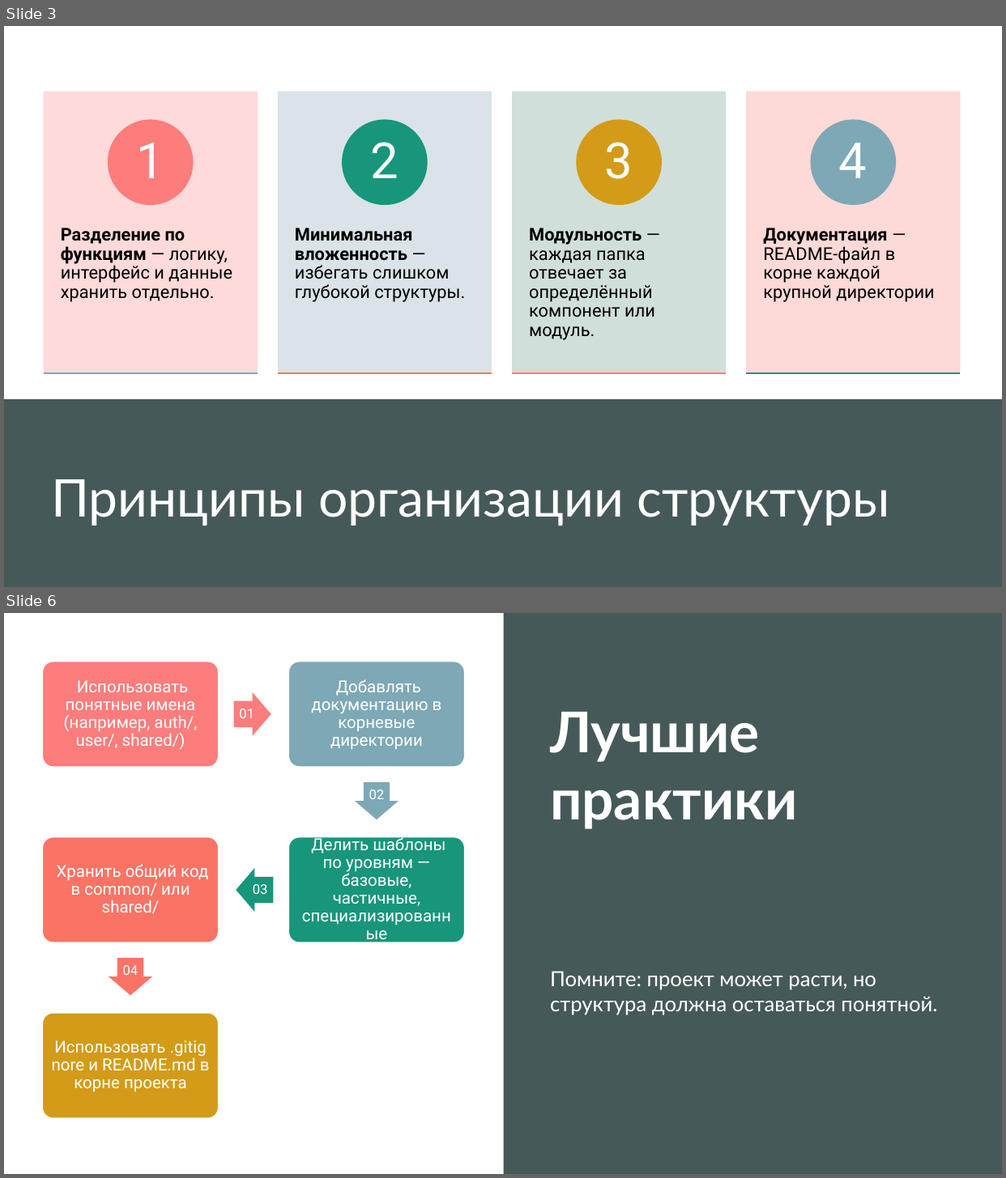
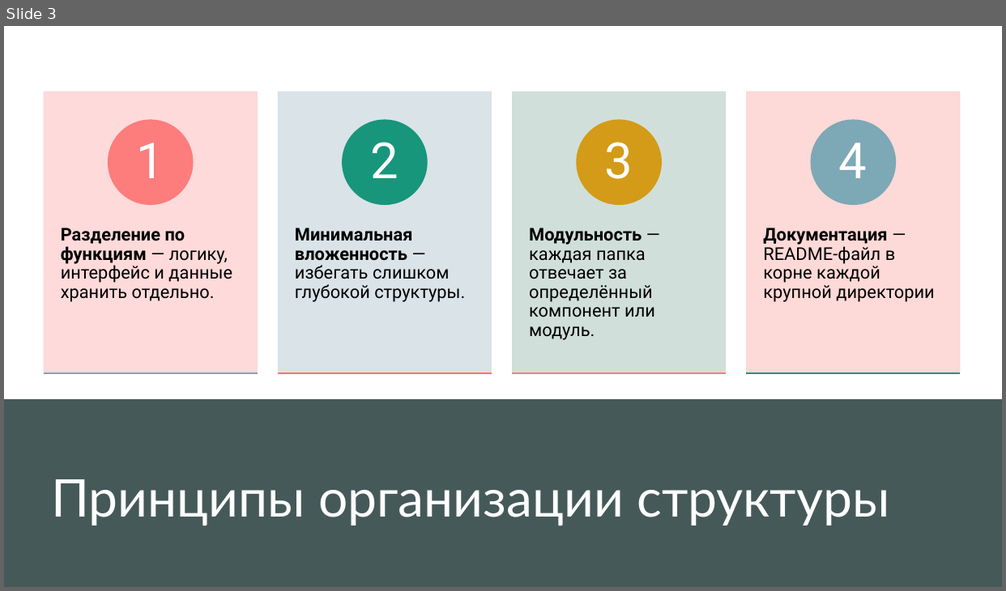
Before and after one commit to Alidedewf/application-design-patterns, a slide deck: шаблоны структура.pptx. Shown one above the other, each under a label of ours: slides 3 and 6 before the commit, slide 3 after it; the slides between them are not shown. The pictures are 1006x1178 and 1006x591 pixels, drawn with LibreOffice and Linux fonts; fonts in the diff are those of the drawing. Boxes give left, top, right and bottom in pixels: in the first picture for what was removed or moved away, otherwise in the second. Text is boxed around its words. In the diff, an @@ line names an element or a change of style, - is before the commit and + after.

```diff
--- a/шаблоны структура.pptx
+++ b/шаблоны структура.pptx
@@ slide 6 removed at box(4, 613, 1002, 1174), background #FFFFFF; not listed: 1 template element that a slide beside it also shows @@
@@ rectangle removed at box(4, 613, 1002, 1174) @@
@@ rectangle removed at box(503, 613, 1002, 1174) @@
@@ title removed at box(550, 712, 937, 1016) @@
-Лучшие практики
-Помните: проект может расти, но структура должна оставаться понятной.
@@ group removed at box(42, 662, 464, 1119): 9 texts, 5 rounded rectangles, 4 right arrows @@
-Использовать понятные имена (например, auth/, user/, shared/)
-01
-Добавлять документацию в корневые директории
-02
-Делить шаблоны по уровням — базовые, частичные, специализированные
-03
-Хранить общий код в common/ или shared/
-04
-Использовать .gitignore и README.md в корне проекта
```
Also in this commit, not shown: 1 slide changed, 18 slides added, 2 other slides removed, 7 other files.
